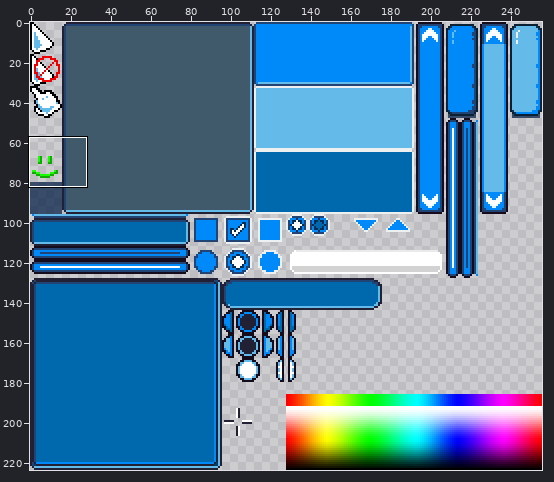
Sprite sheet -- Content/Engine/GUI/DefaultTheme/Textures/UI.png. Above: a wide view before the commit, with the close-up outlined.
Close-up. Before:
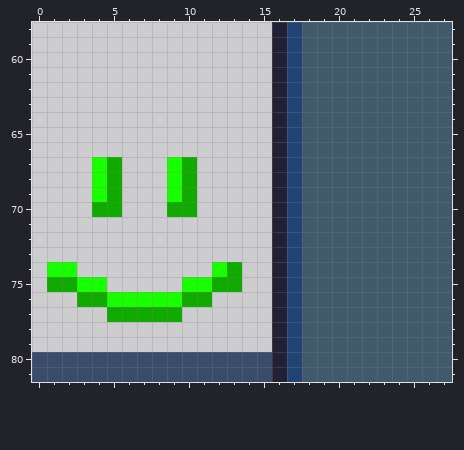
The file is 256x224 pixels. Shown: x 0..27, y 58..81.
New version:
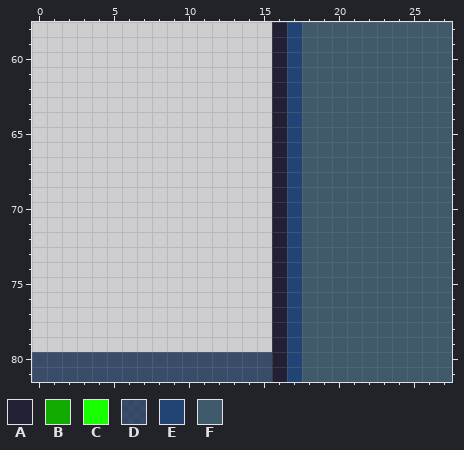
Palette (. is transparent): A #222034  B #10aa00  C #18ff00  D #082348c0  E #214474  F #405a6b
Edits made:
Colour B is removed in rows 67 to 69 at x 5 and 10; in row 70 at x 4 to 5 and 9 to 10; in row 74 at x 13; in row 75 at x 1 to 2 and 12 to 13; in row 76 at x 3 to 4 and 10 to 11; in row 77 at x 5 to 9.
Colour C is removed in rows 67 to 69 at x 4 and 9; in row 74 at x 1 to 2 and 12; in row 75 at x 3 to 4 and 10 to 11; in row 76 at x 5 to 9.
Pixel boxes of the changes (left, top, right, bottom) in both close-ups:
erased: (47, 157, 242, 322)
